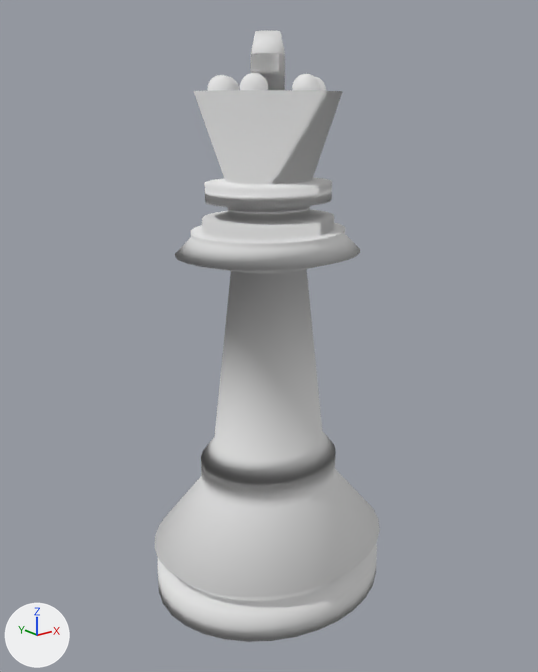
An edit to the Blender file objects/Blender Files/queen.blend, drawn before and after from the same camera.
The view is the same before and after, from a 50 mm camera at (-4.04, -5.05, 4.42) aimed at (-0.01, -0.01, 2.4). Lighting does not change. The marker at lower left points along +X, +Y and +Z.
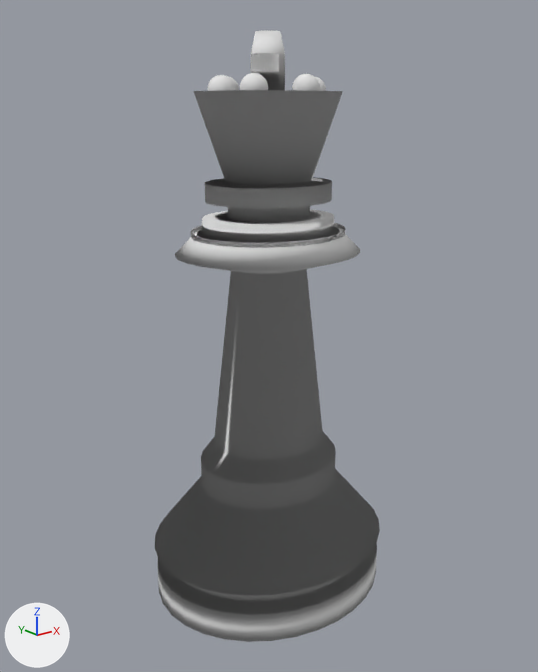
Location of each change, [x1, y1, x2, y2] in pixels of the pictures (538 x 672 px):
part 1 of me_cylinder, added
    after: [155, 90, 380, 626]

The change, as a list of edits to the scene's bpy script:
```text
Change me_cylinder:
    used by ob_cylinder; location = (0.0, 0.0, 0.0); scale = (-1.13, 1.0, -0.0662)
    remove me_cylinder.from_pydata(...)  # 3756 vertices, 3846 faces; spans x -1.0..1.0, y -1.0..1.0, z -75.0..1.0
    add me_cylinder.from_pydata(...)  # 4339 vertices, 4428 faces; spans x -1.0..1.0, y -1.0..1.0, z -75.0..1.0
    me_cylinder part 1: 583 vertices added at x -1.0..1.0, y -1.0..1.0, z -68.0..1.0
```
